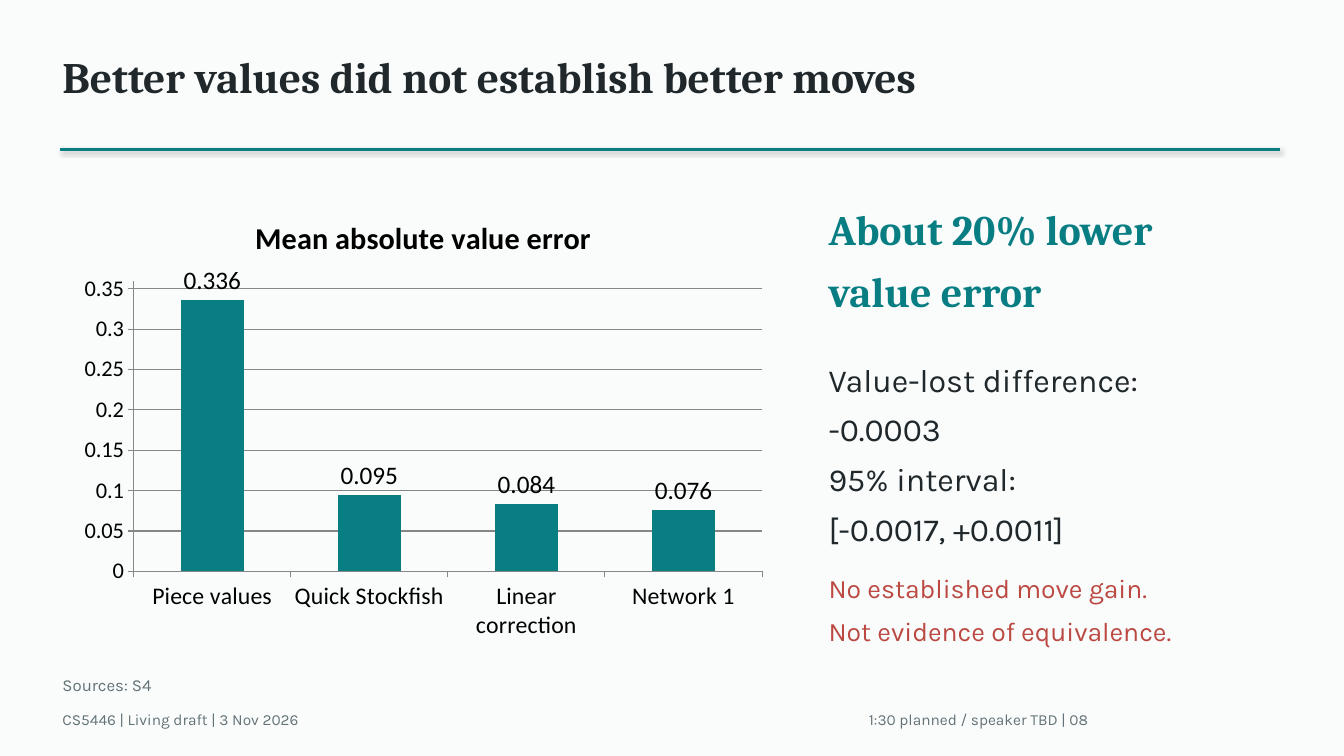
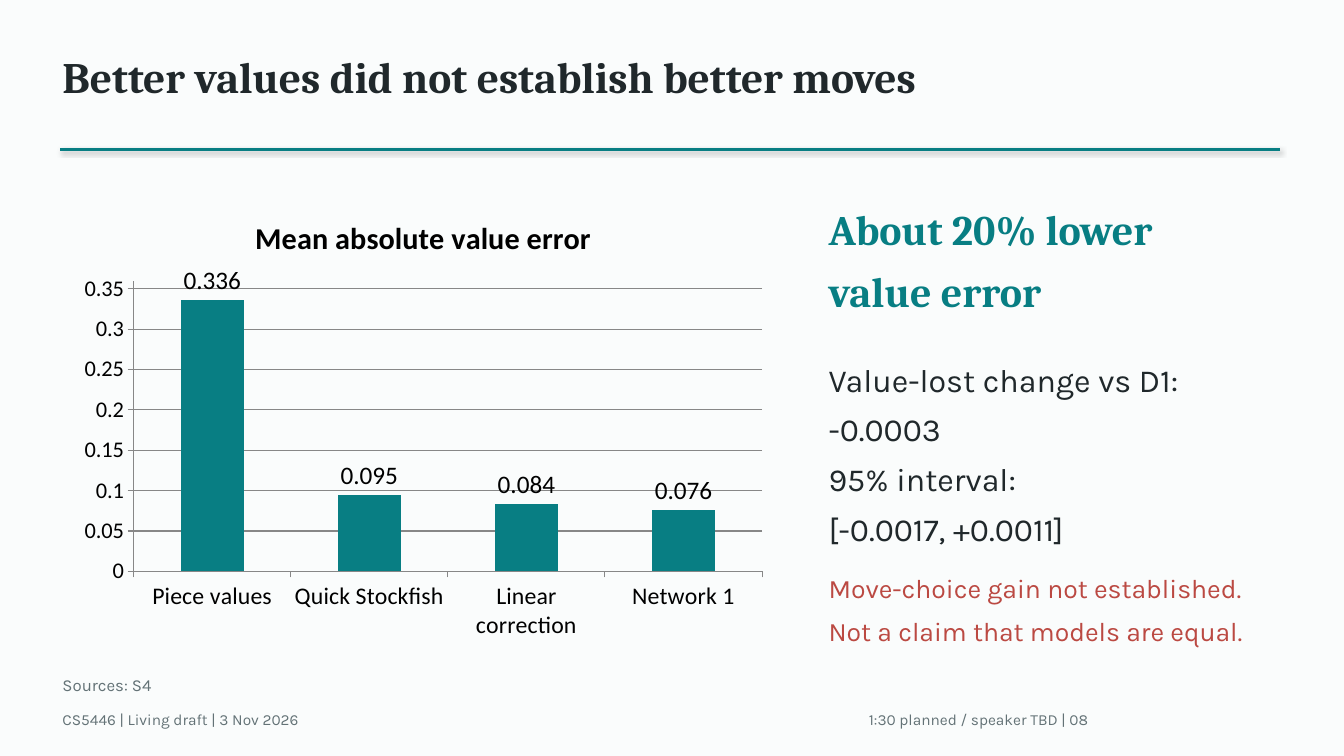
Before and after one commit to Mr-Teal/CS5446_project, a slide deck: slide 8 of docs/drafts/presentation-draft.pptx. Drawn at 1344x756 pixels with LibreOffice and Linux fonts; fonts in the diff are those of the drawing. Boxes give left, top, right and bottom in pixels: in the first picture for what was removed or moved away, otherwise in the second. Text is boxed around its words. In the diff, an @@ line names an element or a change of style, - is before the commit and + after.

```diff
--- a/docs/drafts/presentation-draft.pptx
+++ b/docs/drafts/presentation-draft.pptx
@@ text at (829,370,1178,400): text changed @@
-Value-lost difference:
+Value-lost change vs D1:
@@ text at (829,579,1242,648): text changed @@
-No established move gain.
-Not evidence of equivalence.
+Move-choice gain not established.
+Not a claim that models are equal.
```
Also in this commit, not shown: 8 other slides changed, 3 other files.
